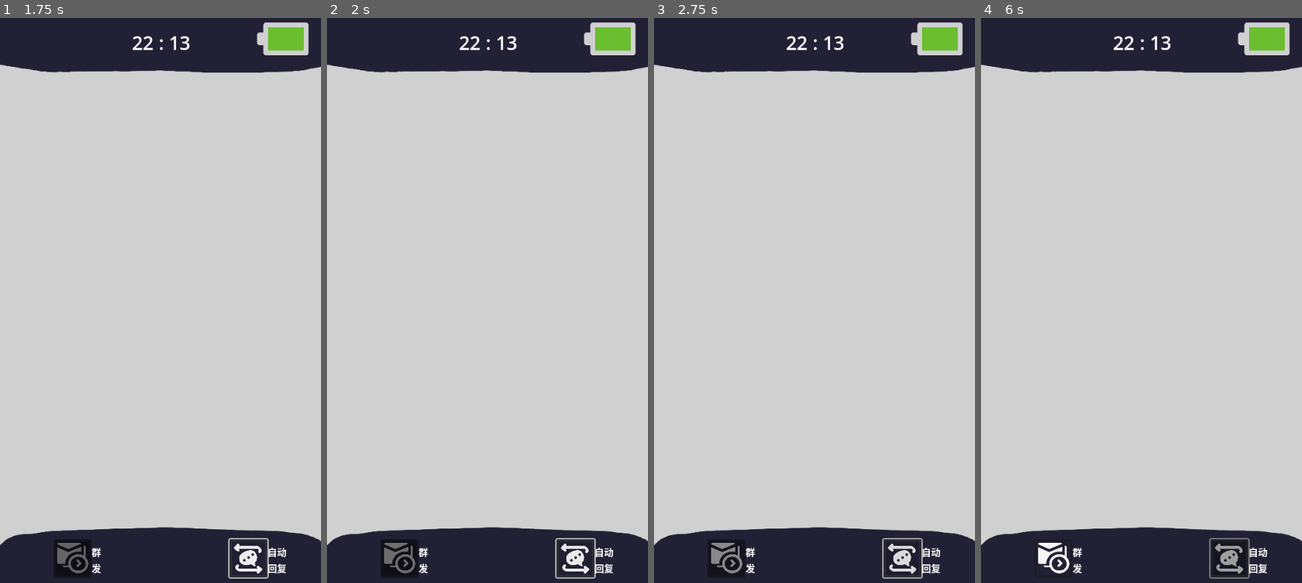
Above: before the commit, frames 1-4 (left to right).
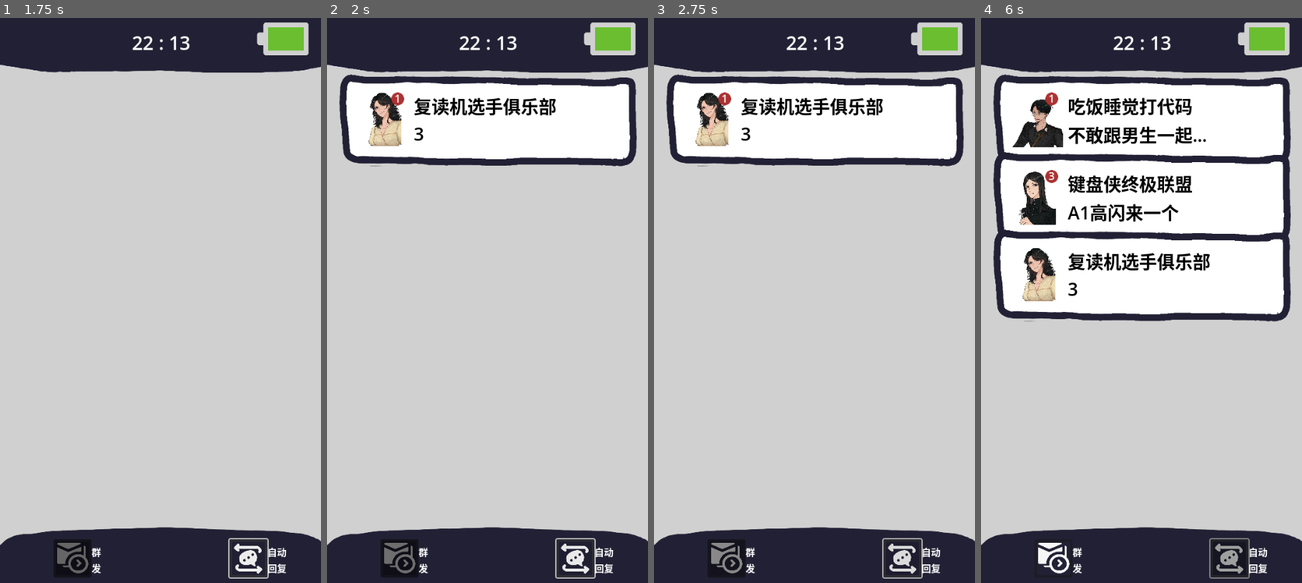
Above: after the commit, the same moments.

Repository: zhitian111/chat-bubble
Game: Godot game, scene res://inf_mode/inf_mode_chat_board.tscn
Two runs of this game, one before a commit and one after it. Both use one fixed random seed, a clock stepped at 60 frames per second and the inputs below. This scene is started directly instead of the project's main scene. The engine's default icon, where the game draws it, is replaced by a stand-in: a white triangle on a blue panel in a dark square.
Inputs:
- Up to frame 1 (1.75 s): click "群 发" at 0.5 s; click "剩余:" at 1.25 s
- Up to frame 2 (2 s): no input
- Up to frame 3 (2.75 s): click "剩余: 9 秒" at 2 s
- Up to frame 4 (6 s): click "剩余: 8 秒" at 2.75 s; click "剩余: 7 秒" at 3.5 s; click "群 发" at 4.25 s; click "剩余: 6 秒" at 5 s; click "剩余: 5 秒" at 5.75 s

Frame 1 is identical in both runs. In frame 2, 14% of the frame differs, in the area x 3-97%, y 9-27%; in frame 3, 14%; in frame 4, 39%, in the area x 3-97%, y 9-54%.
Error after the commit: Invalid access to property or key 'group_reply' on a base object of type 'Node (game.gd)'. (res://inf_mode/mass_mailing.gd:13)

Commit message:
summarize_v2

Diff:
--- a/chat/chat.gd
+++ b/chat/chat.gd
@@ -48,10 +48,14 @@
 	progress_bar.max_value = time_length
 	progress_bar.step = time_length/200.0
 
-	$AnimationPlayer.play("dialog")
+	$AnimationPlayer.play_random_animation()
 
 	progress_bar.z_index = 1
 	progress_bar.tint_progress = Color(0, 1, 0, 1)
+	$waiting.visible = true
+
+	$miss.visible = false
+	$complete.visible = false
 
 func start_choosing():
 	buttons.visible = true
@@ -59,6 +63,8 @@
 	start_choosing_mark = true
 	timer.start()
 	timer_start.emit(chat_name,time_length)
+	$waiting.visible = false
+
 
 func _process(delta: float) -> void:
 	progress_bar.value = timer.time_left
@@ -66,6 +72,11 @@
 		progress_bar.tint_progress += delta*(Color(1,1,1,1) - Color(0, 1, 0, 1))/time_length
 
 func script_end_choosing() -> void:
+
+	$complete.visible = true
+
+	buttons.hide()
+
 
 	$kill.start()
 
@@ -90,6 +101,10 @@
 	done = true
 	timer.paused = true
 	chosen_mark = true
+
+	$complete.visible = true
+
+	buttons.hide()
 
 	$kill.start()
 
@@ -125,7 +140,6 @@
 
 	all_info.emit(message,poster,time_length,chat_name,$Camera2D)
 
-
 func _on_back_pressed() -> void:
 	# print(123)
 	back.emit()
@@ -137,6 +151,8 @@
 func _on_timer_timeout() -> void:
 
 	$kill.start()
+
+	$miss.show()
 
 	var tween = get_tree().create_tween()
 
--- a/chat/chat.tscn
+++ b/chat/chat.tscn
@@ -9,6 +9,8 @@
 [ext_resource type="Texture2D" uid="uid://ddw1xaeohn5f7" path="res://assets/chat/progress-Sheet.png" id="6_ay6v7"]
 [ext_resource type="AnimationLibrary" uid="uid://cdlehoq8riec2" path="res://animations/dialogs.res" id="8_7puw2"]
 [ext_resource type="Script" path="res://chat/animation_player.gd" id="9_hoyb8"]
+[ext_resource type="Texture2D" uid="uid://dogajybyegabs" path="res://assets/chat/wait.png" id="10_7o1yj"]
+[ext_resource type="Texture2D" uid="uid://b1h72wdx435n3" path="res://icon.svg" id="11_50mrr"]
 
 [sub_resource type="LabelSettings" id="LabelSettings_jy8os"]
 font_color = Color(0, 0, 0, 1)
@@ -27,6 +29,161 @@
 [sub_resource type="AtlasTexture" id="AtlasTexture_lh4br"]
 atlas = ExtResource("6_ay6v7")
 region = Rect2(12, 60, 1101, 25)
+
+[sub_resource type="AtlasTexture" id="AtlasTexture_8t3ja"]
+atlas = ExtResource("10_7o1yj")
+region = Rect2(0, 0, 85, 96)
+
+[sub_resource type="AtlasTexture" id="AtlasTexture_dt2ex"]
+atlas = ExtResource("10_7o1yj")
+region = Rect2(85, 0, 85, 96)
+
+[sub_resource type="AtlasTexture" id="AtlasTexture_sx1sn"]
+atlas = ExtResource("10_7o1yj")
+region = Rect2(170, 0, 85, 96)
+
+[sub_resource type="AtlasTexture" id="AtlasTexture_q8st1"]
+atlas = ExtResource("10_7o1yj")
+region = Rect2(0, 96, 85, 96)
+
+[sub_resource type="AtlasTexture" id="AtlasTexture_pw2ra"]
+atlas = ExtResource("10_7o1yj")
+region = Rect2(85, 96, 85, 96)
+
+[sub_resource type="AtlasTexture" id="AtlasTexture_vpxe6"]
+atlas = ExtResource("10_7o1yj")
+region = Rect2(170, 96, 85, 96)
+
+[sub_resource type="AtlasTexture" id="AtlasTexture_uov3d"]
+atlas = ExtResource("10_7o1yj")
+region = Rect2(0, 192, 85, 96)
+
+[sub_resource type="AtlasTexture" id="AtlasTexture_7tyuq"]
+atlas = ExtResource("10_7o1yj")
+region = Rect2(85, 192, 85, 96)
+
+[sub_resource type="AtlasTexture" id="AtlasTexture_0jhr7"]
+atlas = ExtResource("10_7o1yj")
+region = Rect2(170, 192, 85, 96)
+
+[sub_resource type="AtlasTexture" id="AtlasTexture_huix3"]
+atlas = ExtResource("10_7o1yj")
+region = Rect2(0, 288, 85, 96)
+
+[sub_resource type="AtlasTexture" id="AtlasTexture_8sbn8"]
+atlas = ExtResource("10_7o1yj")
+region = Rect2(85, 288, 85, 96)
+
+[sub_resource type="AtlasTexture" id="AtlasTexture_cigwq"]
+atlas = ExtResource("10_7o1yj")
+region = Rect2(170, 288, 85, 96)
+
+[sub_resource type="AtlasTexture" id="AtlasTexture_we34v"]
+atlas = ExtResource("10_7o1yj")
+region = Rect2(0, 384, 85, 96)
+
+[sub_resource type="AtlasTexture" id="AtlasTexture_qi0xc"]
+atlas = ExtResource("10_7o1yj")
+region = Rect2(85, 384, 85, 96)
+
+[sub_resource type="AtlasTexture" id="AtlasTexture_j1dac"]
+atlas = ExtResource("10_7o1yj")
+region = Rect2(170, 384, 85, 96)
+
+[sub_resource type="AtlasTexture" id="AtlasTexture_5wml8"]
+atlas = ExtResource("10_7o1yj")
+region = Rect2(0, 480, 85, 96)
+
+[sub_resource type="AtlasTexture" id="AtlasTexture_5yrg0"]
+atlas = ExtResource("10_7o1yj")
+region = Rect2(85, 480, 85, 96)
+
+[sub_resource type="AtlasTexture" id="AtlasTexture_ijjr3"]
+atlas = ExtResource("10_7o1yj")
+region = Rect2(170, 480, 85, 96)
+
+[sub_resource type="AtlasTexture" id="AtlasTexture_50enp"]
+atlas = ExtResource("10_7o1yj")
+region = Rect2(0, 576, 85, 96)
+
+[sub_resource type="AtlasTexture" id="AtlasTexture_5v3cc"]
+atlas = ExtResource("10_7o1yj")
+region = Rect2(85, 576, 85, 96)
+
+[sub_resource type="AtlasTexture" id="AtlasTexture_mqx72"]
+atlas = ExtResource("10_7o1yj")
+region = Rect2(170, 576, 85, 96)
+
+[sub_resource type="SpriteFrames" id="SpriteFrames_jtq35"]
+animations = [{
+"frames": [{
+"duration": 1.0,
+"texture": SubResource("AtlasTexture_8t3ja")
+}, {
+"duration": 1.0,
+"texture": SubResource("AtlasTexture_dt2ex")
+}, {
+"duration": 1.0,
+"texture": SubResource("AtlasTexture_sx1sn")
+}, {
+"duration": 1.0,
+"texture": SubResource("AtlasTexture_q8st1")
+}, {
+"duration": 1.0,
+"texture": SubResource("AtlasTexture_pw2ra")
+}, {
+"duration": 1.0,
+"texture": SubResource("AtlasTexture_vpxe6")
+}, {
+"duration": 1.0,
+"texture": SubResource("AtlasTexture_uov3d")
+}, {
+"duration": 1.0,
+"texture": SubResource("AtlasTexture_7tyuq")
+}, {
+"duration": 1.0,
+"texture": SubResource("AtlasTexture_0jhr7")
+}, {
+"duration": 1.0,
+"texture": SubResource("AtlasTexture_huix3")
+}, {
+"duration": 1.0,
+"texture": SubResource("AtlasTexture_8sbn8")
+}, {
+"duration": 1.0,
+"texture": SubResource("AtlasTexture_cigwq")
+}, {
+"duration": 1.0,
+"texture": SubResource("AtlasTexture_we34v")
+}, {
+"duration": 1.0,
+"texture": SubResource("AtlasTexture_qi0xc")
+}, {
+"duration": 1.0,
+"texture": SubResource("AtlasTexture_j1dac")
+}, {
+"duration": 1.0,
+"texture": SubResource("AtlasTexture_5wml8")
+}, {
+"duration": 1.0,
+"texture": SubResource("AtlasTexture_5yrg0")
+}, {
+"duration": 1.0,
+"texture": SubResource("AtlasTexture_ijjr3")
+}, {
+"duration": 1.0,
+"texture": SubResource("AtlasTexture_50enp")
+}, {
+"duration": 1.0,
+"texture": SubResource("AtlasTexture_5v3cc")
+}, {
+"duration": 1.0,
+"texture": SubResource("AtlasTexture_mqx72")
+}],
+"loop": true,
+"name": &"default",
+"speed": 3.0
+}]
 
 [node name="chat" type="Control"]
 layout_mode = 3
@@ -139,6 +296,28 @@
 [node name="kill" type="Timer" parent="."]
 wait_time = 3.0
 
+[node name="waiting" type="AnimatedSprite2D" parent="."]
+position = Vector2(283, 866)
+scale = Vector2(1.45294, 1.45294)
+sprite_frames = SubResource("SpriteFrames_jtq35")
+autoplay = "default"
+
+[node name="complete" type="TextureRect" parent="."]
+layout_mode = 0
+offset_left = 199.0
+offset_top = 796.0
+offset_right = 327.0
+offset_bottom = 924.0
+texture = ExtResource("11_50mrr")
+
+[node name="miss" type="TextureRect" parent="."]
+layout_mode = 0
+offset_left = 199.0
+offset_top = 796.0
+offset_right = 327.0
+offset_bottom = 924.0
+texture = ExtResource("11_50mrr")
+
 [connection signal="new_message" from="dialogs" to="." method="_on_dialogs_new_message"]
 [connection signal="pressed" from="back" to="." method="_on_back_pressed"]
 [connection signal="timeout" from="timer" to="." method="_on_timer_timeout"]
--- a/choose_sentence/choose_sentence.gd
+++ b/choose_sentence/choose_sentence.gd
@@ -24,6 +24,8 @@
 func chosen1() -> void:
 	visible=false
 	value_chosen.emit("A",chat_name)
+
+
 func chosen2() -> void:
 	visible=false
 
--- a/choose_sentence/choose_sentence.tscn
+++ b/choose_sentence/choose_sentence.tscn
@@ -16,7 +16,6 @@
 grow_vertical = 2
 alignment = 1
 script = ExtResource("1_orf3n")
-metadata/_edit_group_ = true
 
 [node name="CenterContainer" type="CenterContainer" parent="."]
 layout_mode = 2
--- a/inf_mode/auto_mailing.gd
+++ b/inf_mode/auto_mailing.gd
@@ -10,6 +10,8 @@
 	$Timer.wait_time = working_time_length
 	$cd_timer.wait_time = cd_time_length
 	$time.visible = false
+	if !game.auto_reply:
+		self.queue_free()
 
 func _on_pressed() -> void:
 	if working:
--- a/inf_mode/inf_mode_chat_board.gd
+++ b/inf_mode/inf_mode_chat_board.gd
@@ -45,7 +45,7 @@
 
 
 func add_chat(path: String, namee: String, textt: String, timee: float):
-	# print(path)
+
 	if !chats.has(namee):
 		var c = chat.instantiate()
 		vbox.add_child(c)
--- a/inf_mode/mass_mailing.gd
+++ b/inf_mode/mass_mailing.gd
@@ -10,6 +10,8 @@
 	$Timer.wait_time = working_time_length
 	$cd_timer.wait_time = cd_time_length
 	# $time.visible = false
+	if !game.group_reply:
+		self.queue_free()
 
 func _on_pressed() -> void:
 	if working:
--- a/inf_mode/sum/summarize.gd
+++ b/inf_mode/sum/summarize.gd
@@ -4,11 +4,13 @@
 @onready var nice_label = $nice/count
 @onready var miss_label = $miss/count
 @onready var perfect_label = $perfect/count
+@onready var red_label = $red/count
+
 var great_count = 0
 var nice_count = 0
 var miss_count = 0
 var perfect_count = 0
-
+var red_count = 0
 
 func show_great_label()->void:
 	great_count	= 0
@@ -49,7 +51,7 @@
 	tween.tween_property(self,"miss_count",game.rating_count["miss"],0.5)
 
 func show_perfect_label()->void:
-	perfect_count	= 0
+	perfect_count = 0
 
 	var tween = get_tree().create_tween()
 
@@ -60,11 +62,28 @@
 
 	tween.tween_property(self,"perfect_count",game.rating_count["perfect"],0.5)
 
+func show_red_label():
+	red_count = 0
+
+	var tween = get_tree().create_tween()
+
+	red_label.modulate = Color(1,1,1,0)
+
+	tween.tween_property(red_label,"modulate",Color(1,1,1,1),0.5)
+
+	tween.tween_property(self,"red_count",game.red_points,0.5)
+
+
+	red_label.visible = true
+
+
+
 func _process(delta: float) -> void:
 	great_label.text = "Great: " + str(great_count)
 	nice_label.text = "Nice: " + str(nice_count)
 	miss_label.text = "Miss: " + str(miss_count)
 	perfect_label.text = "Perfect: " + str(perfect_count)
+	red_label.text = "消除红点: " + str(red_count)
 
 func _ready() -> void:
 	great_label.visible = false
--- a/inf_mode/sum/summarize.tscn
+++ b/inf_mode/sum/summarize.tscn
@@ -123,3 +123,17 @@
 offset_bottom = 67.6424
 text = "nice:"
 label_settings = ExtResource("3_mckjd")
+
+[node name="red_points" type="Control" parent="."]
+anchors_preset = 0
+offset_right = 40.0
+offset_bottom = 40.0
+
+[node name="count" type="Label" parent="red_points"]
+layout_mode = 0
+offset_left = 58.0
+offset_top = 648.0
+offset_right = 195.0
+offset_bottom = 693.0
+text = "消除红点:"
+label_settings = ExtResource("3_mckjd")
Binary file added: assets/loading_point_360_305.png
Not shown, added: assets/loading_point_360_305.png.import
Not shown: 1 places in chat/chat.tscn that only renumber resources
